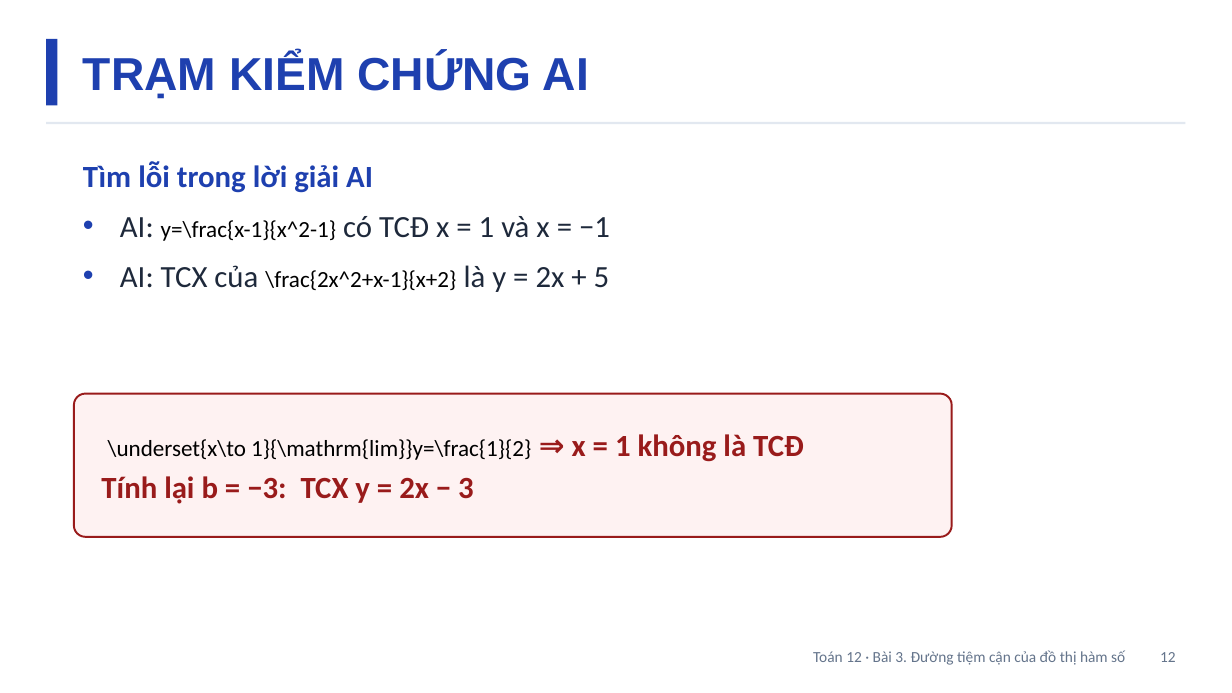
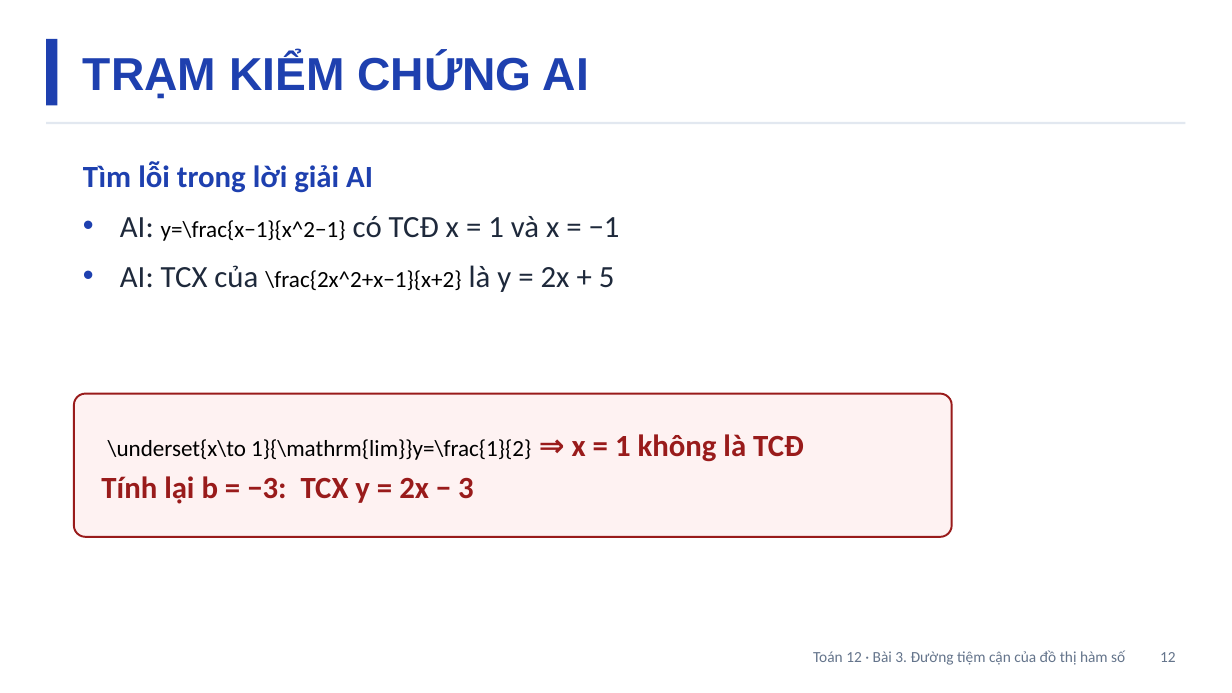
Before and after one commit to Trangtu66/Taode_thi_online, a slide deck: slide 12 of slides/Toan12/Slide_TOAN12_Bai3_T10-13.pptx. Drawn at 1232x693 pixels with LibreOffice and Linux fonts; fonts in the diff are those of the drawing. Boxes give left, top, right and bottom in pixels: in the first picture for what was removed or moved away, otherwise in the second. Text is boxed around its words. In the diff, an @@ line names an element or a change of style, - is before the commit and + after.

```diff
--- a/slides/Toan12/Slide_TOAN12_Bai3_T10-13.pptx
+++ b/slides/Toan12/Slide_TOAN12_Bai3_T10-13.pptx
@@ text at (120,216,620,292): text changed @@
-• AI: y=\frac{x-1}{x^2-1} có TCĐ x = 1 và x = −1
-• AI: TCX của \frac{2x^2+x-1}{x+2} là y = 2x + 5
+• AI: y=\frac{x−1}{x^2−1} có TCĐ x = 1 và x = −1
+• AI: TCX của \frac{2x^2+x−1}{x+2} là y = 2x + 5
```
Also in this commit, not shown: 8 other slides changed, 50 other files.
